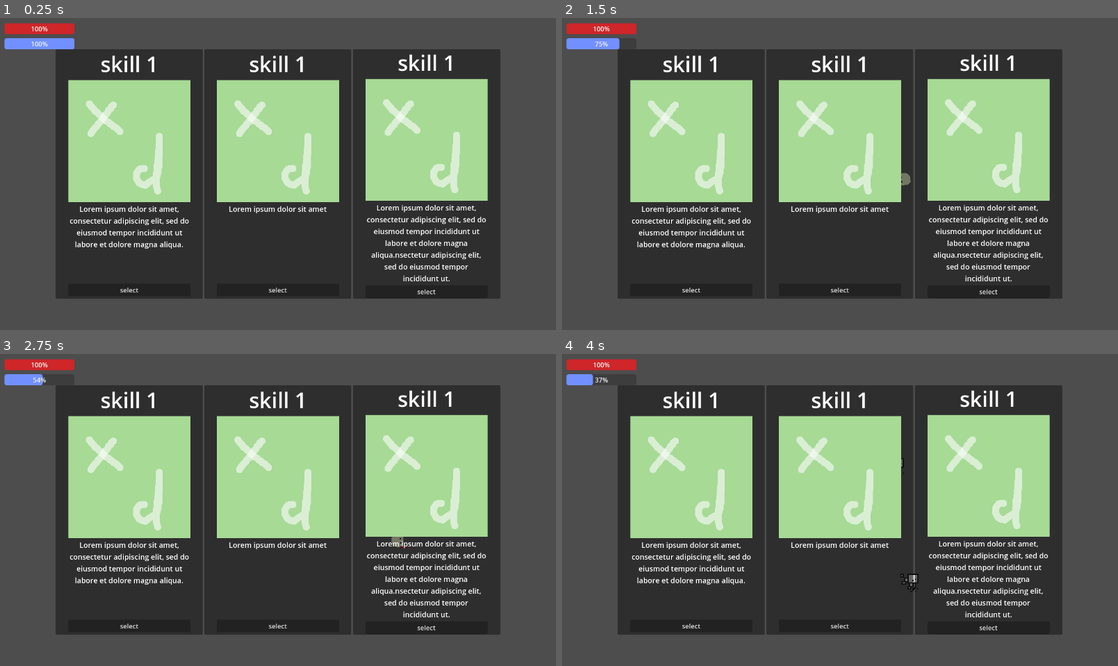
Above: before the commit, frames 1-4 (two rows, left to right).
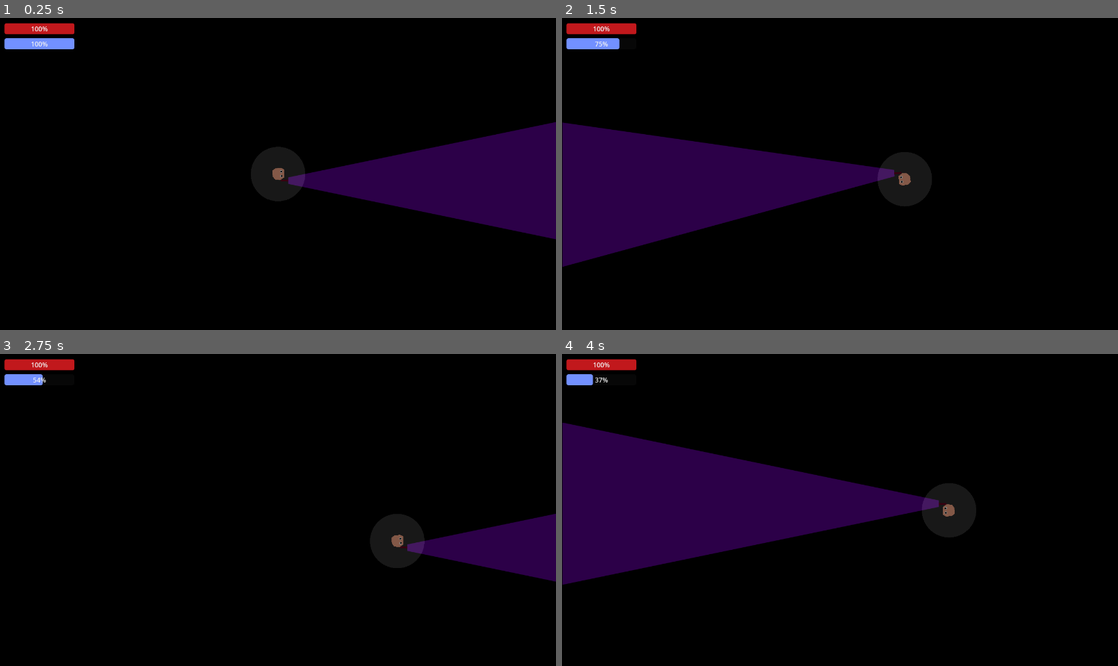
Above: after the commit, the same moments.

Repository: mncc8337/blashout
Game: Godot game, scene res://scenes/main.tscn
Two runs of this game, one before a commit and one after it. Both use one fixed random seed, a clock stepped at 60 frames per second and the inputs below.
Inputs (mouse positions are in pixels of both pictures, inside the frame that each line leads up to):
- Up to frame 1 (0.25 s): no input
- Up to frame 2 (1.5 s): move the mouse to (962, 158) at 0.52 s; hold D (right) 0.53-1.28 s; hold Shift (run) 0.53-1.28 s; move the mouse to (728, 189) at 1.27 s; hold S (down) from 1.28 s (still down); tap Shift (run) at 1.35 s
- Up to frame 3 (2.75 s): move the mouse to (333, 441) at 2.02 s; release S (down) at 2.03 s; hold D (right) from 2.03 s (still down); hold Shift (run) from 2.03 s (still down)
- Up to frame 4 (4 s): move the mouse to (812, 572) at 2.77 s; release D (right) at 2.78 s; release Shift (run) at 2.78 s; hold W (up) 2.78-3.53 s; tap Shift (run) at 2.85 s; move the mouse to (1006, 556) at 3.52 s; hold A (left) from 3.53 s (still down); hold Shift (run) from 3.53 s (still down)

The runs differ from the first frame. In frame 1, 99% of the frame differs, in the area x 0-100%, y 0-100%; in frame 2, 99%; in frame 3, 99%; in frame 4, 99%.

Commit message:
better light rays

Diff:
--- a/scenes/main.tscn
+++ b/scenes/main.tscn
@@ -49,13 +49,11 @@
 script = ExtResource("1_s6gpx")
 
 [node name="background" type="Polygon2D" parent="."]
-visible = false
 position = Vector2(151, 82)
 color = Color(0.184314, 0.184314, 0.184314, 1)
 polygon = PackedVector2Array(-169, -181, 1244, -183, 1229, 759, -168, 759)
 
 [node name="CanvasModulate" type="CanvasModulate" parent="."]
-visible = false
 color = Color(0, 0, 0, 1)
 
 [node name="player" parent="." instance=ExtResource("1_ir80p")]
@@ -135,6 +133,7 @@
 text = "pls let me try again"
 
 [node name="skill_board" type="CanvasLayer" parent="."]
+visible = false
 
 [node name="HBoxContainer" type="HBoxContainer" parent="skill_board"]
 anchors_preset = -1
--- a/scenes/player.tscn
+++ b/scenes/player.tscn
@@ -77,56 +77,72 @@
 offset = Vector2(1500, 0)
 height = 1000.0
 
+[node name="ray1" type="RayCast2D" parent="flashlight"]
+position = Vector2(0, 20)
+target_position = Vector2(3000, 480)
+
+[node name="ray13" type="RayCast2D" parent="flashlight"]
+position = Vector2(-7.62939e-06, 17.5)
+target_position = Vector2(3000, 420)
+
+[node name="ray8" type="RayCast2D" parent="flashlight"]
+position = Vector2(-7.62939e-06, 15)
+target_position = Vector2(3000, 360)
+
+[node name="ray12" type="RayCast2D" parent="flashlight"]
+position = Vector2(-7.62939e-06, 12.5)
+target_position = Vector2(3000, 300)
+
+[node name="ray3" type="RayCast2D" parent="flashlight"]
+position = Vector2(0, 10)
+target_position = Vector2(3000, 240)
+
+[node name="ray11" type="RayCast2D" parent="flashlight"]
+position = Vector2(0, 7.5)
+target_position = Vector2(3000, 180)
+
+[node name="ray5" type="RayCast2D" parent="flashlight"]
+position = Vector2(0, 5)
+target_position = Vector2(3000, 120)
+
+[node name="ray9" type="RayCast2D" parent="flashlight"]
+position = Vector2(0, 2.5)
+target_position = Vector2(3000, 60)
+
 [node name="ray0" type="RayCast2D" parent="flashlight"]
 target_position = Vector2(3000, 0)
 
-[node name="ray9" type="RayCast2D" parent="flashlight"]
-target_position = Vector2(3000, 62.5)
+[node name="ray10" type="RayCast2D" parent="flashlight"]
+position = Vector2(0, -2.5)
+target_position = Vector2(3000, -60)
 
-[node name="ray11" type="RayCast2D" parent="flashlight"]
-target_position = Vector2(3000, 187.5)
-
-[node name="ray12" type="RayCast2D" parent="flashlight"]
-target_position = Vector2(3000, 312.5)
-
-[node name="ray13" type="RayCast2D" parent="flashlight"]
-target_position = Vector2(3000, 437.5)
-
-[node name="ray10" type="RayCast2D" parent="flashlight"]
-target_position = Vector2(3000, -62.5)
+[node name="ray6" type="RayCast2D" parent="flashlight"]
+position = Vector2(0, -5)
+target_position = Vector2(3000, -120)
 
 [node name="ray14" type="RayCast2D" parent="flashlight"]
-target_position = Vector2(3000, -187.5)
+position = Vector2(0, -7.5)
+target_position = Vector2(3000, -180)
+
+[node name="ray4" type="RayCast2D" parent="flashlight"]
+position = Vector2(0, -10)
+target_position = Vector2(3000, -240)
 
 [node name="ray15" type="RayCast2D" parent="flashlight"]
-target_position = Vector2(3000, -312.5)
+position = Vector2(0, -12.5)
+target_position = Vector2(3000, -300)
+
+[node name="ray7" type="RayCast2D" parent="flashlight"]
+position = Vector2(0, -15)
+target_position = Vector2(3000, -360)
 
 [node name="ray16" type="RayCast2D" parent="flashlight"]
-target_position = Vector2(3000, -437.5)
-
-[node name="ray1" type="RayCast2D" parent="flashlight"]
-target_position = Vector2(3000, 500)
+position = Vector2(0, -17.5)
+target_position = Vector2(3000, -420)
 
 [node name="ray2" type="RayCast2D" parent="flashlight"]
-target_position = Vector2(3000, -500)
-
-[node name="ray3" type="RayCast2D" parent="flashlight"]
-target_position = Vector2(3000, 250)
-
-[node name="ray4" type="RayCast2D" parent="flashlight"]
-target_position = Vector2(3000, -250)
-
-[node name="ray5" type="RayCast2D" parent="flashlight"]
-target_position = Vector2(3000, 125)
-
-[node name="ray6" type="RayCast2D" parent="flashlight"]
-target_position = Vector2(3000, -125)
-
-[node name="ray7" type="RayCast2D" parent="flashlight"]
-target_position = Vector2(3000, -375)
-
-[node name="ray8" type="RayCast2D" parent="flashlight"]
-target_position = Vector2(3000, 375)
+position = Vector2(6.10352e-05, -20)
+target_position = Vector2(3000, -479.605)
 
 [node name="healing_timer" type="Timer" parent="."]
 autostart = true
